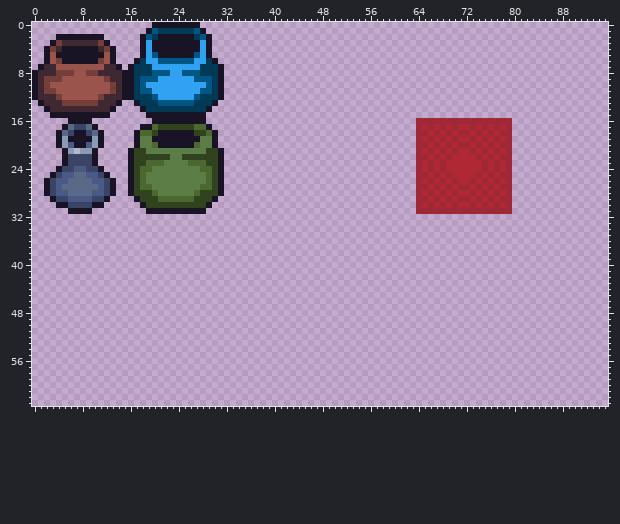
Pixel-art file: Assets/Sprites/pot.aseprite. This is how it looked before the edit.
96x64 pixels, 1 frame. Colours within 5 levels of each other are drawn and written as one.
Now the later version:
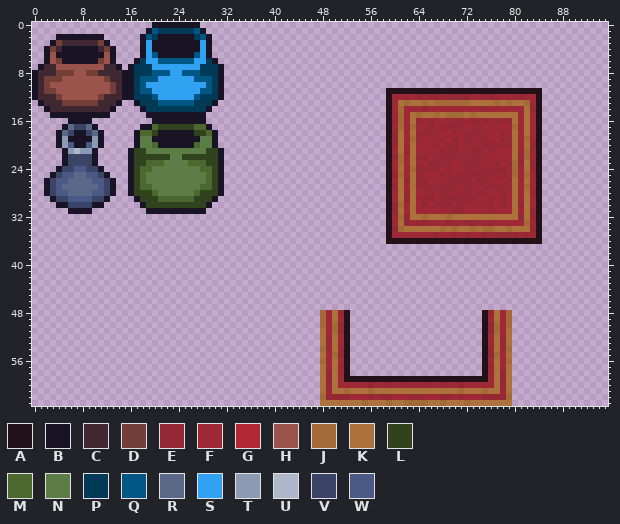
Palette (. is transparent): A #231119  B #181425  C #3f2832  D #743f39  E #952835  F #9e2835  G #b12835  H #9a544c  J #a36a37  K #ad713b  L #30431e  M #4b692f  N #5c7d45  P #003a57  Q #005784  R #5a6988  S #31a2f2  T #8b9bb4  U #adb8ca  V #3a4466  W #4b5986
What changed:
y 11: x 59..84 .......................... -> AAAAAAAAAAAAAAAAAAAAAAAAAA
y 12: x 59..84 .......................... -> AFFFFEFEEFEEEEFFEEFFFFEFFA
y 13: x 59..84 .......................... -> AFKJKKJKJJJJJJKKKKJKJKKJFA
y 14: x 59..84 .......................... -> AFJFFFEFFFFFFFFFEFFFFFFKEA
y 15: x 59..84 .......................... -> AFJFKJKKJKJJJKJKKKKKKKFKFA
y 16: x 59..64 .....F -> AEJFKE; x 66 F -> E; x 70..71 FF -> EE; x 73..75 FFF -> EEE; x 77 F -> E; x 79..84 F..... -> EKFKFA
y 17: x 59..63 ..... -> AFJFJ; x 65..72 GFGFGFGG -> FEFEEEEF; x 74 G -> E; x 76 G -> E; x 78 G -> F; x 80..84 ..... -> JFKFA
y 18: x 59..68 .....FFGFG -> AEKFKEEEEF; x 70 G -> E; x 72..75 FGFG -> EEEE; x 77..78 GF -> FE; x 80..84 ..... -> KFKFA
y 19: x 59..65 .....FG -> AEKFJEF; x 67..76 GFGFGGFGFG -> FEFEFEEFEF; x 78..84 GF..... -> EEKFJFA
y 20: x 59..63 ..... -> AEKFK; x 66..70 GFGFG -> FEFEE; x 72..78 FGFGFGF -> EFEEEEE; x 80..84 ..... -> KFKEA
y 21: x 59..63 ..... -> AFKEK; x 65 G -> F; x 67..74 GFGFGGFG -> FEEEFFEE; x 76 G -> E; x 78 G -> F; x 80..84 ..... -> KFJEA
y 22: x 59..75 .....FFGFGFGGGGFG -> AEJFKEEFEEEEEEEEE; x 77 G -> F; x 80..84 ..... -> KEJFA
y 23: x 59..63 ..... -> AFJFK; x 65..74 GFGFGGGGGG -> FEEEEFEEEE; x 76..84 GFGF..... -> FEFEJEKEA
y 24: x 59..67 .....FGFG -> AFKFJEEEE; x 69..78 GGGGGGFGFG -> EFFEEFEEEE; x 80..84 ..... -> JFKEA
y 25: x 59..64 .....F -> AEJFKE; x 66 G -> F; x 68..78 GFGGGGFGFGF -> EEFEEEEEEFE; x 80..84 ..... -> JFJFA
y 26: x 59..65 .....FG -> AFKEKEE; x 67 G -> F; x 69..72 GFGG -> EEEE; x 74..76 GFG -> EEF; x 78..84 GF..... -> FEKFKFA
y 27: x 59..70 .....FFGFGFG -> AEKFKEEEEEEE; x 72..73 FG -> EE; x 75..84 GFGFF..... -> EEEEEKFJFA
y 28: x 59..63 ..... -> AFKEK; x 65..69 GFGFG -> FEFEE; x 71..72 GG -> EE; x 74 G -> E; x 76 G -> F; x 78 G -> E; x 80..84 ..... -> KFKEA
y 29: x 59..63 ..... -> AFKEK; x 65..66 FG -> EE; x 68..73 GFGFFG -> EEEEEE; x 75..78 GFGF -> FEFE; x 80..84 ..... -> KFKFA
y 30: x 59..63 ..... -> AEJFK; x 65 G -> E; x 67..69 GFG -> EEE; x 71..72 GG -> EF; x 74 G -> E; x 76 G -> E; x 78 G -> E; x 80..84 ..... -> KEKFA
y 31: x 59..63 ..... -> AEKFK; x 70..71 FF -> EE; x 76 F -> E; x 80..84 ..... -> KFKEA
y 32: x 59..84 .......................... -> AFJEKKJKKKJKKKKKKKKKKKEKEA
y 33: x 59..84 .......................... -> AFKEFEEFFFEFFEEFFEFFFFFJFA
y 34: x 59..84 .......................... -> AEJKKKKKKJKJKKJKJJKKJKKKEA
y 35: x 59..84 .......................... -> AFFFFFFFEFFEFEFFEFEEEEFEFA
y 36: x 59..84 .......................... -> AAAAAAAAAAAAAAAAAAAAAAAAAA
y 48: x 48..52 ..... -> JFKEA; x 75..79 ..... -> AEKFJ
y 49: x 48..52 ..... -> JFKFA; x 75..79 ..... -> AFKFJ
y 50: x 48..52 ..... -> JFJEA; x 75..79 ..... -> AEJFJ
y 51: x 48..52 ..... -> KFJEA; x 75..79 ..... -> AEJFK
y 52: x 48..52 ..... -> KFKFA; x 75..79 ..... -> AFKFK
y 53: x 48..52 ..... -> KEKFA; x 75..79 ..... -> AFKEK
y 54: x 48..52 ..... -> JFKEA; x 75..79 ..... -> AEKFJ
y 55: x 48..52 ..... -> KFJEA; x 75..79 ..... -> AEJFK
y 56: x 48..52 ..... -> JFKFA; x 75..79 ..... -> AFKFJ
y 57: x 48..52 ..... -> KFKEA; x 75..79 ..... -> AEKFK
y 58: x 48..52 ..... -> KEKFA; x 75..79 ..... -> AFKEK
y 59: x 48..79 ................................ -> KEKFAAAAAAAAAAAAAAAAAAAAAAAAFKEK
y 60: x 48..79 ................................ -> KEKFFFFFEFFEFFEFFEFFEFFEFFFFFKEK
y 61: x 48..79 ................................ -> KFKKJKKKJKKKKKKKKKKKKKKJKKKJKKFK
y 62: x 48..79 ................................ -> JEEEEFFFEFEEFFFEEFFFEEFEFFFEEEEJ
y 63: x 48..79 ................................ -> KKKKKKKJKKKJKKJJJJKKJKKKJKKKKKKK
Pixel boxes of the changes (left, top, right, bottom) in both pictures:
changed: (386, 88, 542, 244)
added: (320, 310, 512, 406)
